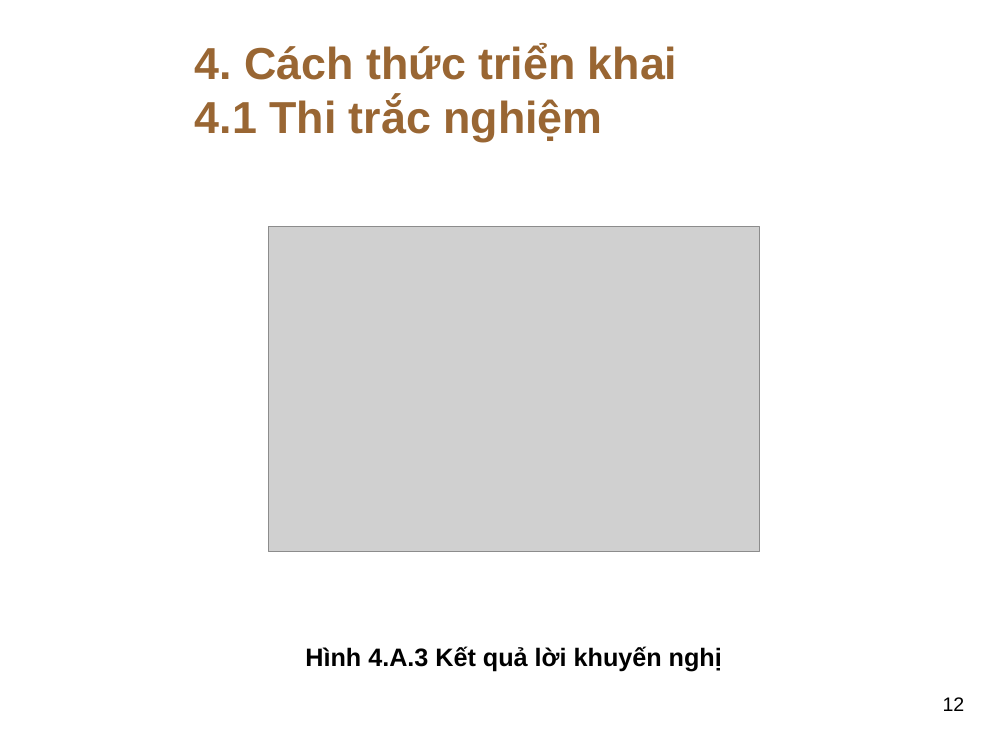
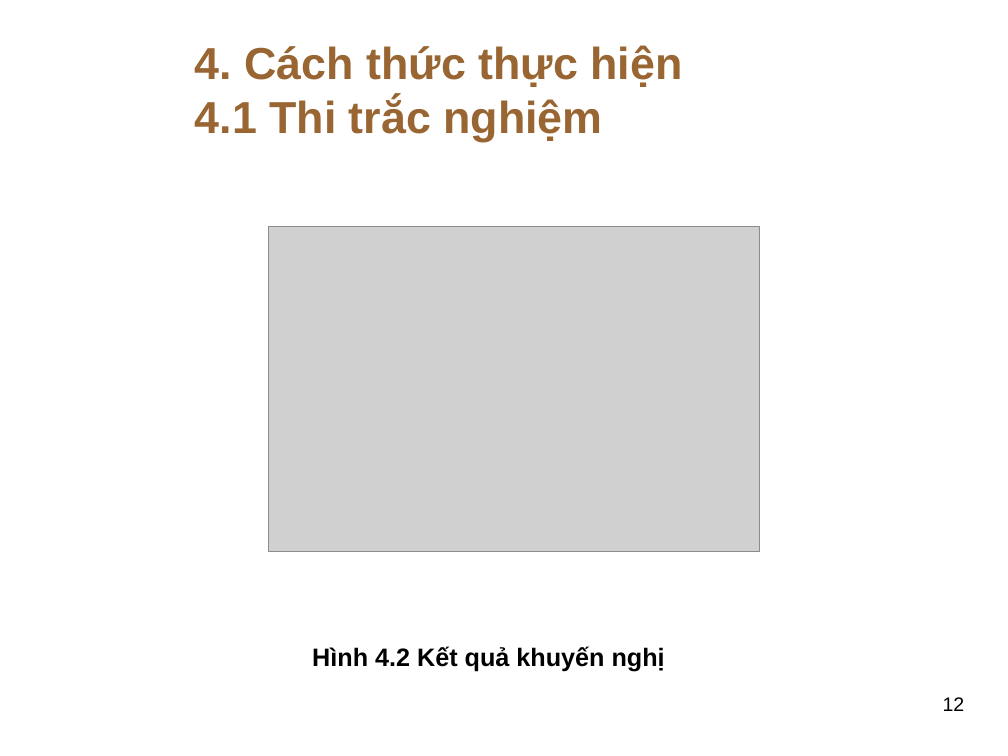
Before and after one commit to thuhuynh4393/testfrontend, a slide deck: slide 12 of Thu HUynh - SLide bao cao.ppt. Drawn at 1008x756 pixels with LibreOffice and Linux fonts; fonts in the diff are those of the drawing; grey boxes stand for pictures; background and template pictures are left out. Boxes give left, top, right and bottom in pixels: in the first picture for what was removed or moved away, otherwise in the second. Text is boxed around its words. In the diff, an @@ line names an element or a change of style, - is before the commit and + after.

```diff
--- a/Thu HUynh - SLide bao cao.ppt
+++ b/Thu HUynh - SLide bao cao.ppt
@@ text at box(195, 45, 682, 87): text changed @@
-4. Cách thức triển khai
+4. Cách thức thực hiện
@@ text at box(312, 646, 665, 671): text changed @@
-Hình 4.A.3 Kết quả lời khuyến nghị
+Hình 4.2 Kết quả khuyến nghị
```
Also in this commit, not shown: 11 other slides changed, 7 slides added, 3 slides removed.
